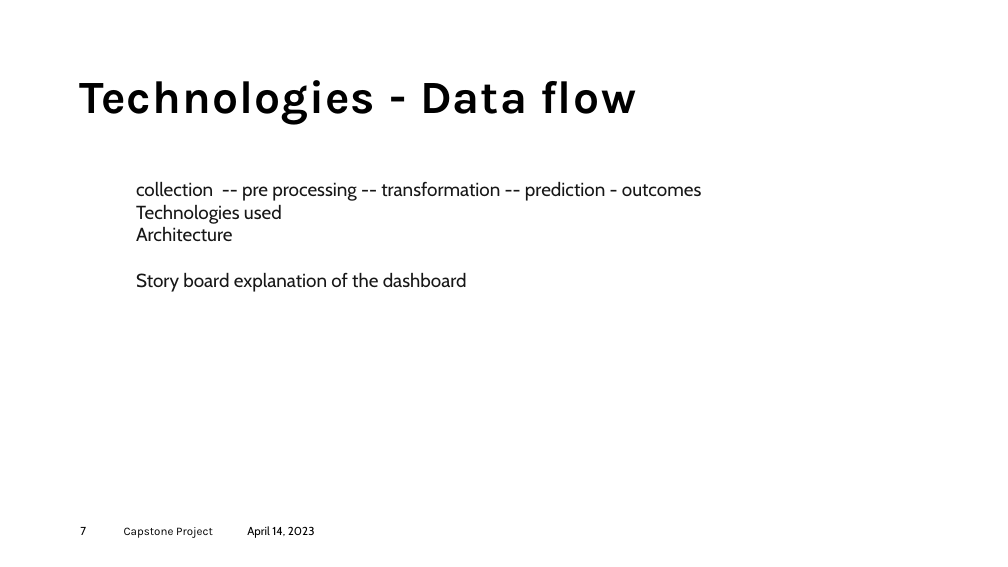
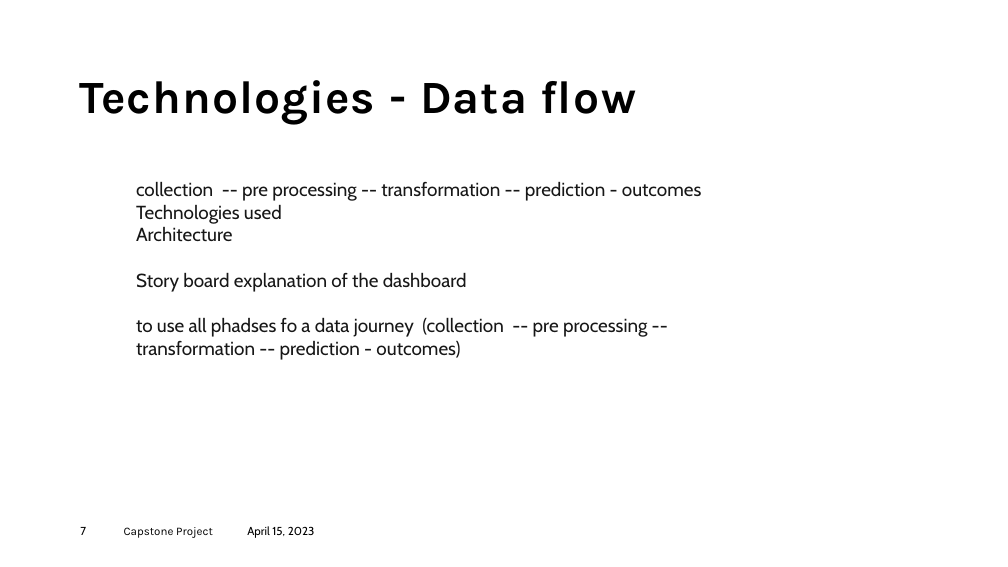
Before and after one commit to JayrajRadadiya/Capstone-Project, a slide deck: slide 7 of 09_Report_&_Presentation/Capstone_Project.pptx. Drawn at 1008x567 pixels with LibreOffice and Linux fonts; fonts in the diff are those of the drawing. Boxes give left, top, right and bottom in pixels: in the first picture for what was removed or moved away, otherwise in the second. Text is boxed around its words. In the diff, an @@ line names an element or a change of style, - is before the commit and + after.

```diff
--- a/09_Report_&_Presentation/Capstone_Project.pptx
+++ b/09_Report_&_Presentation/Capstone_Project.pptx
@@ text at bbox=[136, 318, 647, 360]: paragraph added @@
+to use all phadses fo a data journey (collection -- pre processing -- transformation -- prediction - outcomes)
@@ text at bbox=[247, 526, 315, 538]: text changed @@
-April 14, 2023
+April 15, 2023
```
Also in this commit, not shown: 7 other slides changed.
